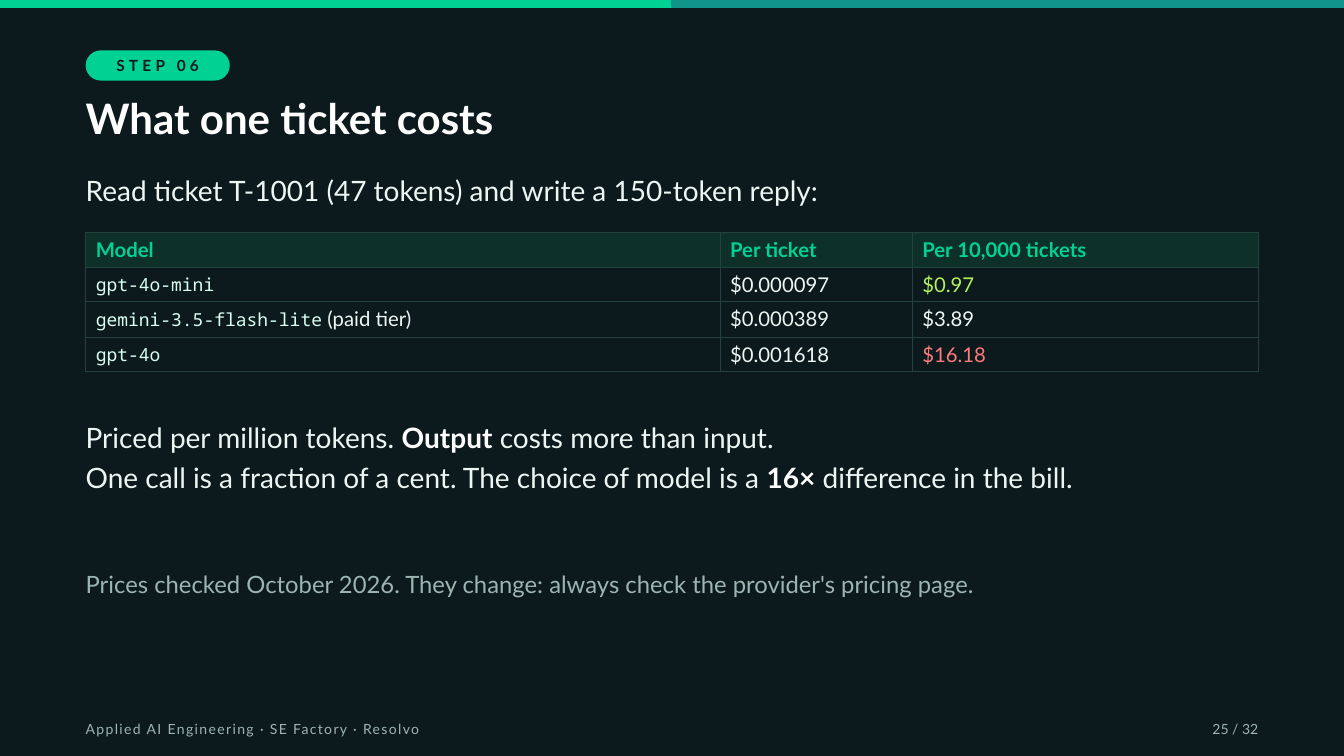
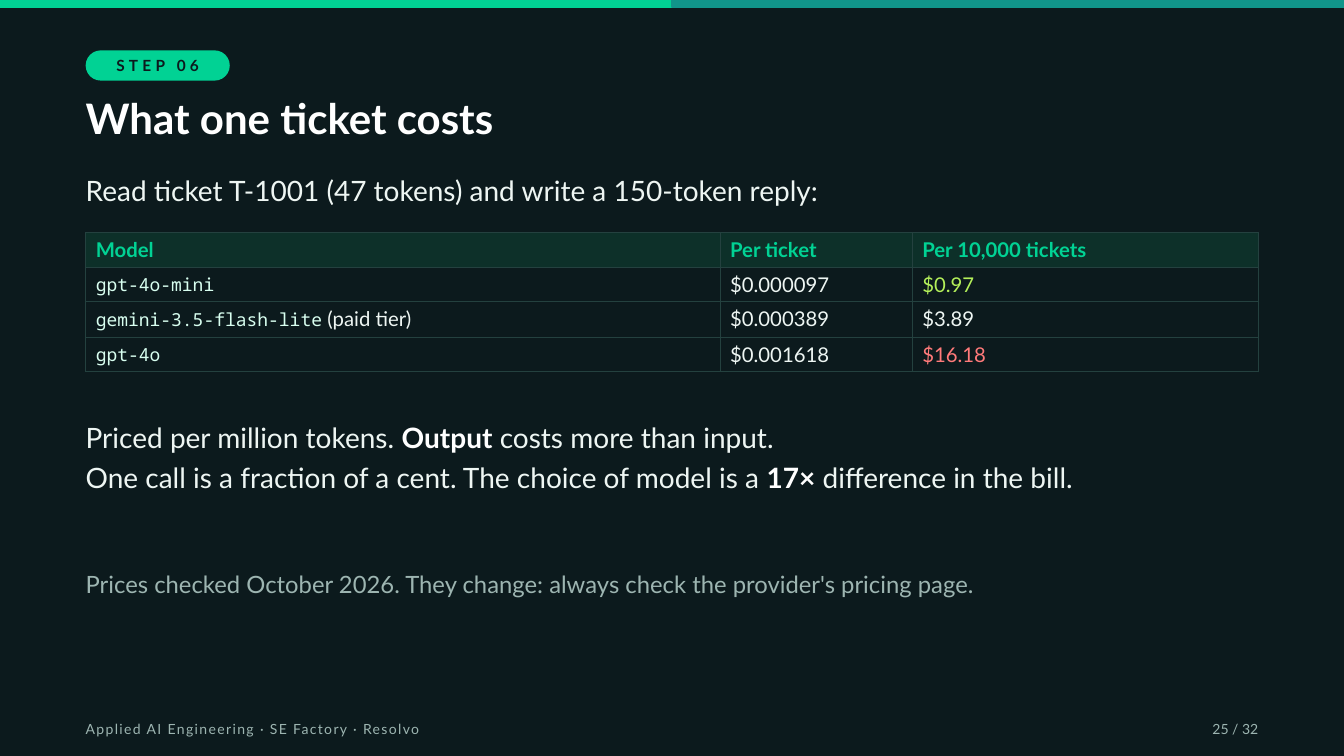
Before and after one commit to hasankanaan26/prep-kit, a slide deck: slide 25 of slides/session-00.pptx. Drawn at 1344x756 pixels with LibreOffice and Linux fonts; fonts in the diff are those of the drawing. Boxes give left, top, right and bottom in pixels: in the first picture for what was removed or moved away, otherwise in the second. Text is boxed around its words. In the diff, an @@ line names an element or a change of style, - is before the commit and + after.

```diff
--- a/slides/session-00.pptx
+++ b/slides/session-00.pptx
@@ text at <box>86,467,1072,489</box>: text changed @@
-• One call is a fraction of a cent. The choice of model is a 16× difference in the bill.
+• One call is a fraction of a cent. The choice of model is a 17× difference in the bill.
```
Also in this commit, not shown: 6 other slides changed.
